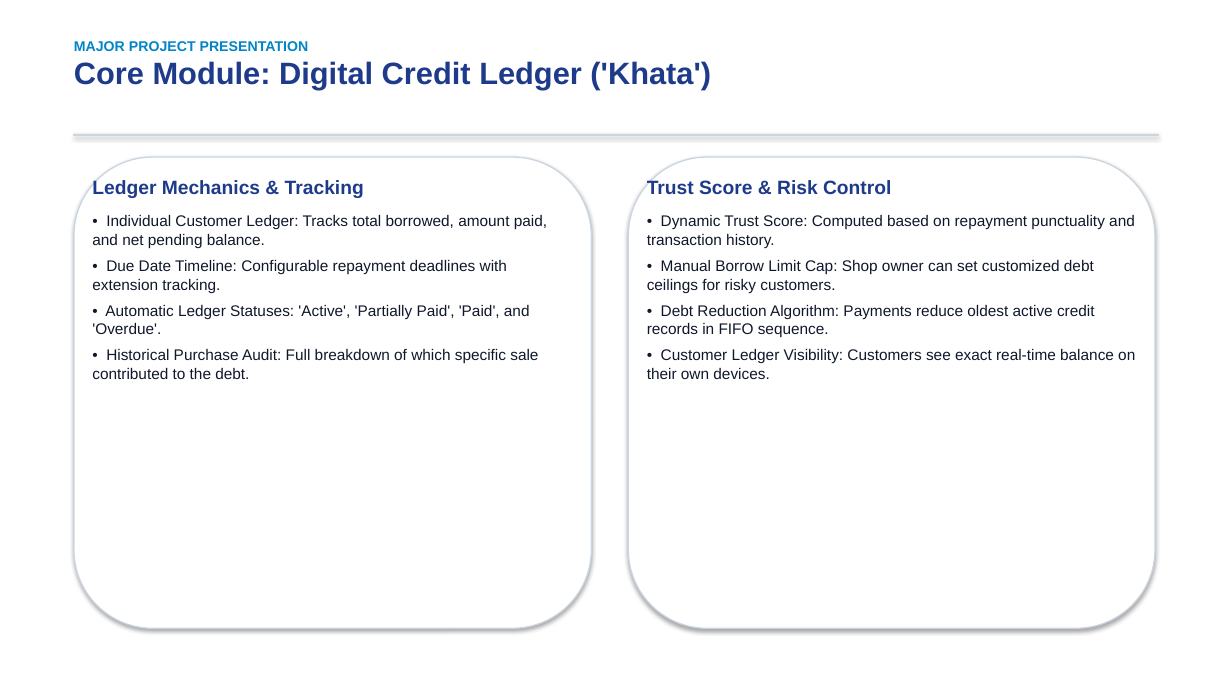
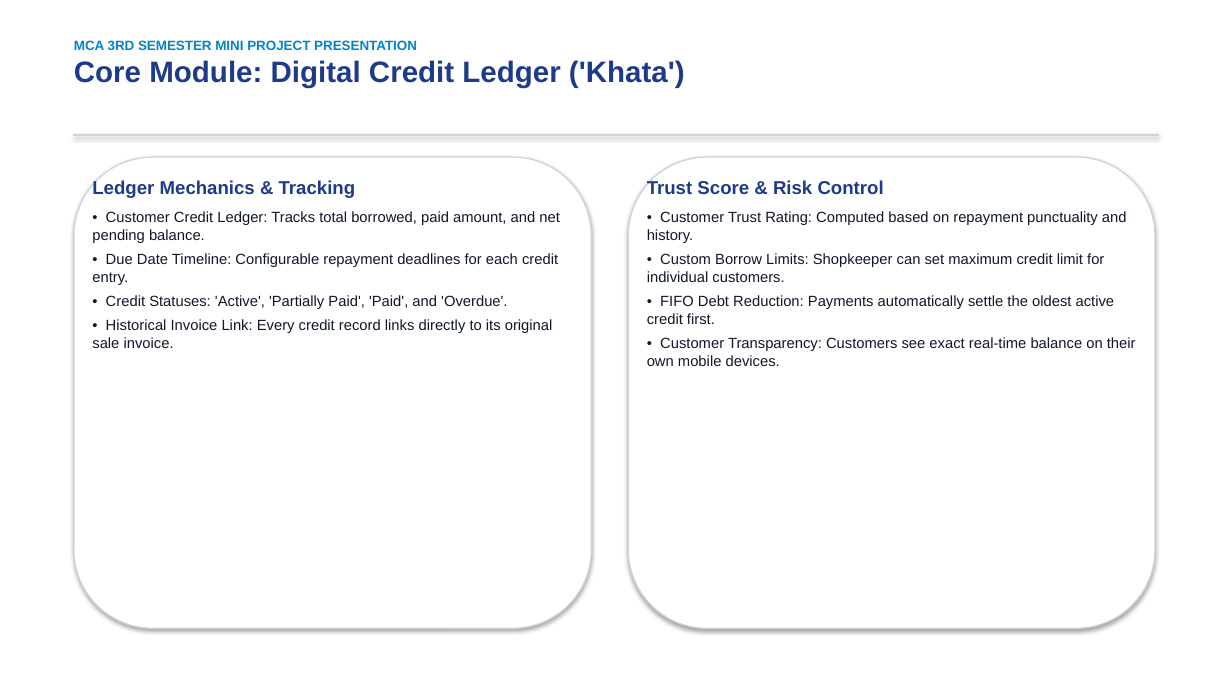
Before and after one commit to Ajitsingh57/SmartShop, a slide deck: slide 8 of docs/SmartShop_Project_Presentation.pptx. Drawn at 1232x693 pixels with LibreOffice and Linux fonts; fonts in the diff are those of the drawing. Boxes give left, top, right and bottom in pixels: in the first picture for what was removed or moved away, otherwise in the second. Text is boxed around its words. In the diff, an @@ line names an element or a change of style, - is before the commit and + after.

```diff
--- a/docs/SmartShop_Project_Presentation.pptx
+++ b/docs/SmartShop_Project_Presentation.pptx
@@ text at box(74, 40, 417, 50): text changed; size 11 to 10.5 pt @@
-MAJOR PROJECT PRESENTATION
+MCA 3RD SEMESTER MINI PROJECT PRESENTATION
@@ text at box(74, 60, 685, 88): size 24 to 23 pt in "Core Module: Digital Credit Ledger ('Khata')" @@
@@ text at box(92, 179, 356, 198): size 15 to 14.5 pt in "Ledger Mechanics & Tracking"; less space between paragraphs @@
@@ text at box(647, 179, 884, 194): size 15 to 14.5 pt in "Trust Score & Risk Control"; less space between paragraphs @@
@@ text at box(92, 211, 560, 348): text changed; size 12 to 11.5 pt @@
-• Individual Customer Ledger: Tracks total borrowed, amount paid, and net pending balance.
-• Due Date Timeline: Configurable repayment deadlines with extension tracking.
-• Automatic Ledger Statuses: 'Active', 'Partially Paid', 'Paid', and 'Overdue'.
-• Historical Purchase Audit: Full breakdown of which specific sale contributed to the debt.
+• Customer Credit Ledger: Tracks total borrowed, paid amount, and net pending balance.
+• Due Date Timeline: Configurable repayment deadlines for each credit entry.
+• Credit Statuses: 'Active', 'Partially Paid', 'Paid', and 'Overdue'.
+• Historical Invoice Link: Every credit record links directly to its original sale invoice.
@@ text at box(647, 211, 1136, 366): text changed; size 12 to 11.5 pt @@
-• Dynamic Trust Score: Computed based on repayment punctuality and transaction history.
-• Manual Borrow Limit Cap: Shop owner can set customized debt ceilings for risky customers.
-• Debt Reduction Algorithm: Payments reduce oldest active credit records in FIFO sequence.
-• Customer Ledger Visibility: Customers see exact real-time balance on their own devices.
+• Customer Trust Rating: Computed based on repayment punctuality and history.
+• Custom Borrow Limits: Shopkeeper can set maximum credit limit for individual customers.
+• FIFO Debt Reduction: Payments automatically settle the oldest active credit first.
+• Customer Transparency: Customers see exact real-time balance on their own mobile devices.
```
Also in this commit, not shown: 13 other slides changed, 16 other files.
